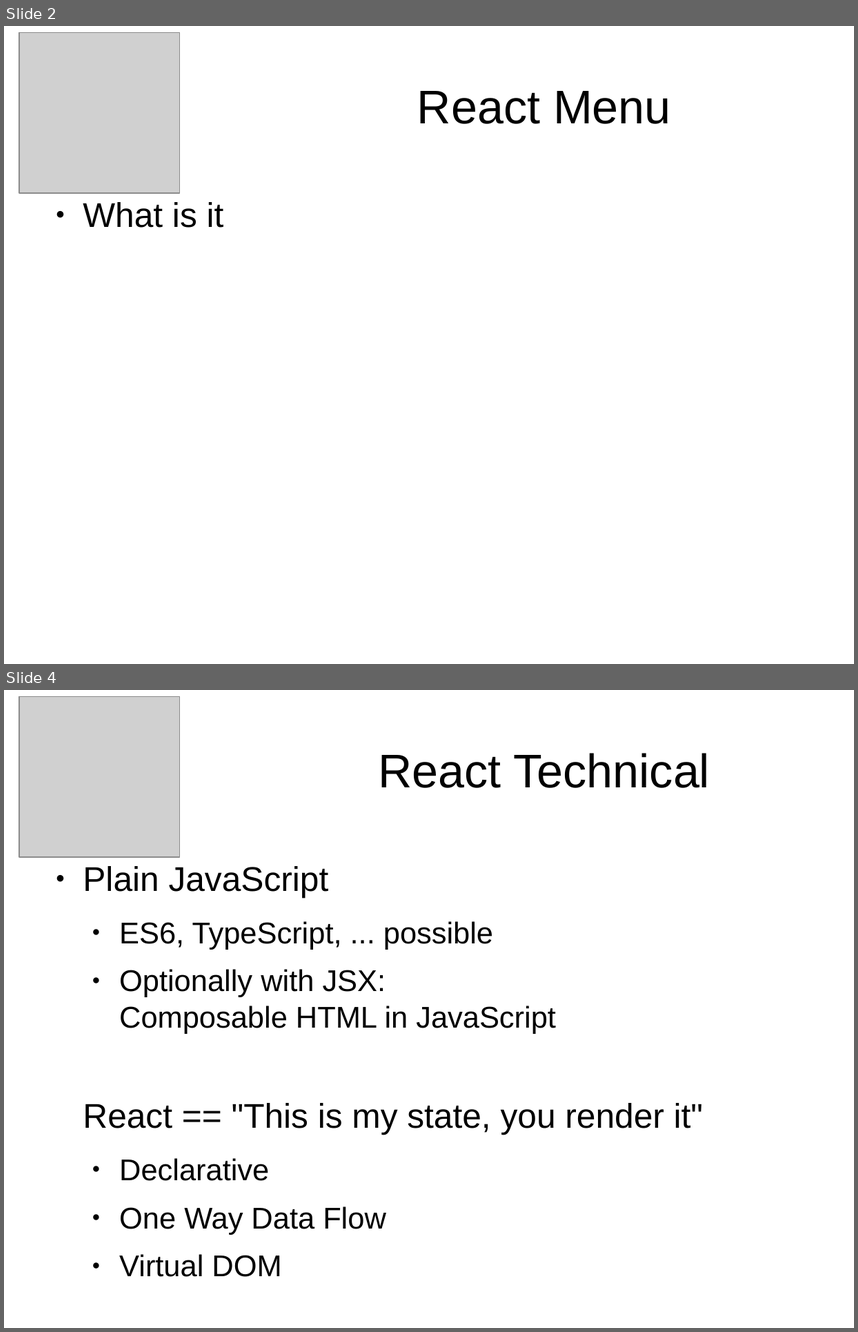
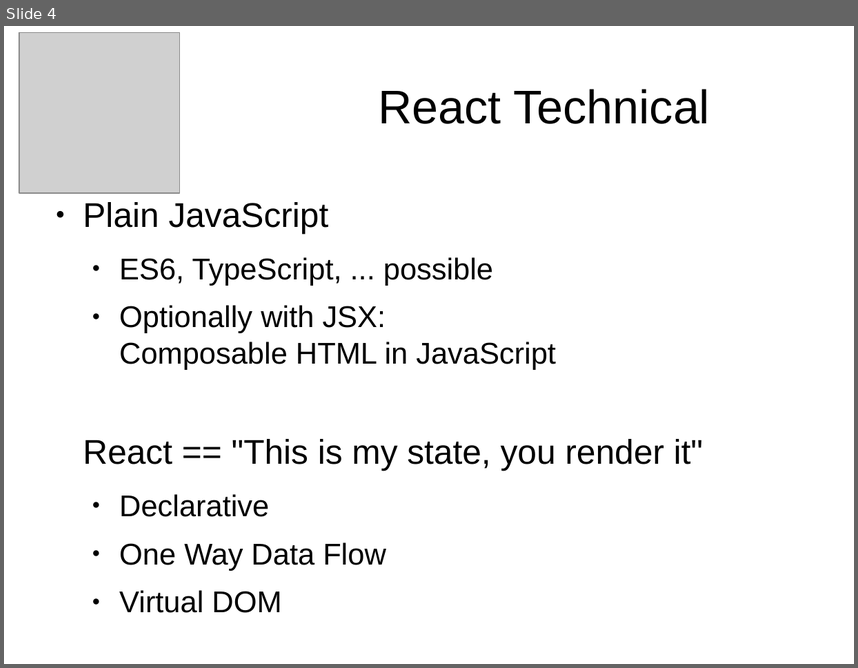
Before and after one commit to itenium-be/Talk-React, a slide deck: T4T-React-2015.odp. Shown one above the other, each under a label of ours: slides 2 and 4 before the commit, slide 4 after it; the slides between them are not shown. The pictures are 858x1332 and 858x668 pixels, drawn with LibreOffice and Linux fonts; fonts in the diff are those of the drawing; grey boxes stand for pictures. Boxes give left, top, right and bottom in pixels: in the first picture for what was removed or moved away, otherwise in the second. Text is boxed around its words. In the diff, an @@ line names an element or a change of style, - is before the commit and + after.

```diff
--- a/T4T-React-2015.odp
+++ b/T4T-React-2015.odp
@@ slide 2 removed at (4,26,854,664), background #FFFFFF @@
@@ picture removed at (19,32,180,192) @@
@@ title removed at (417,91,671,124) @@
-React Menu
@@ text removed at (83,202,224,227) @@
-● What is it
```
Also in this commit, not shown: 2 slides changed, 3 slides added, 1 other file.
